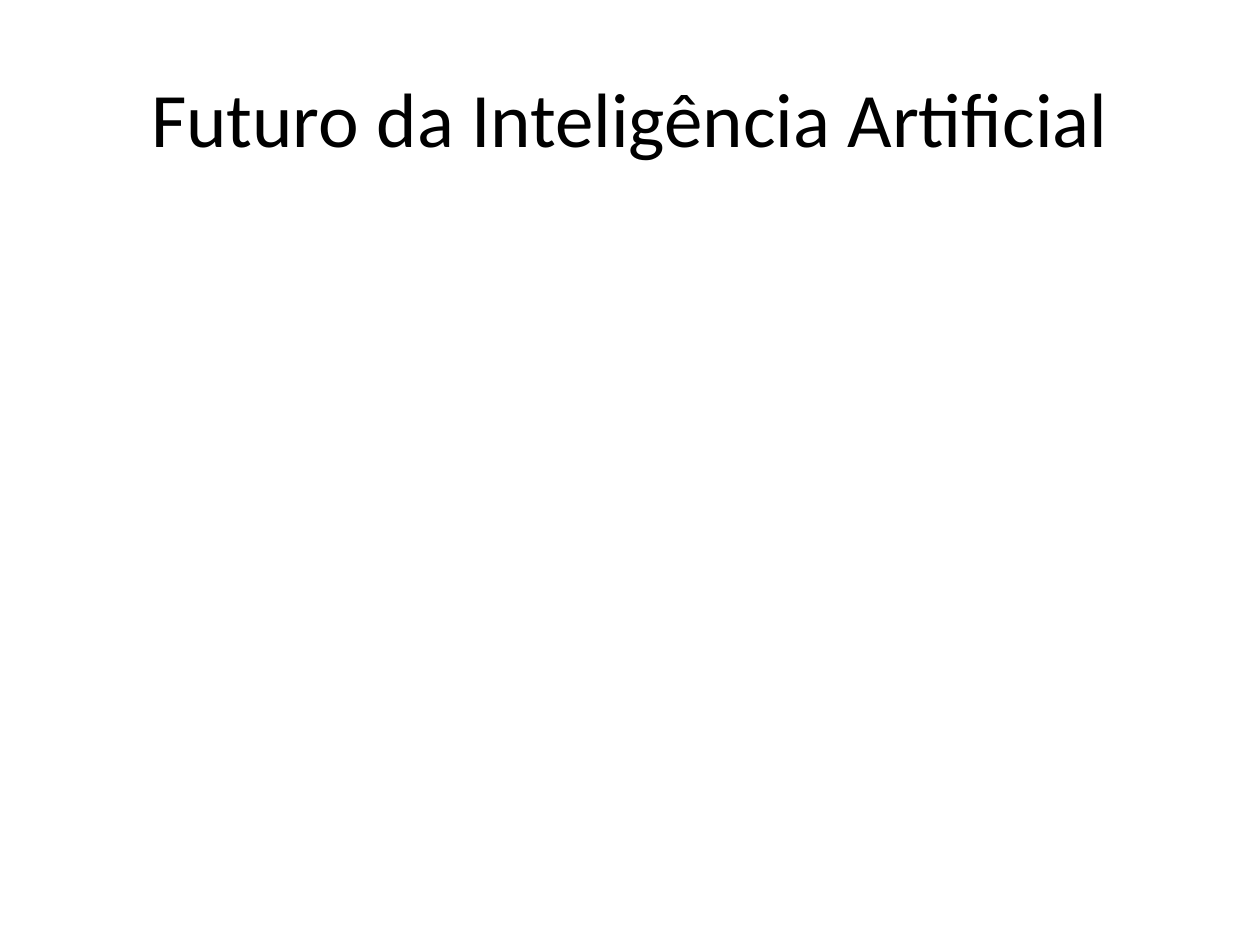
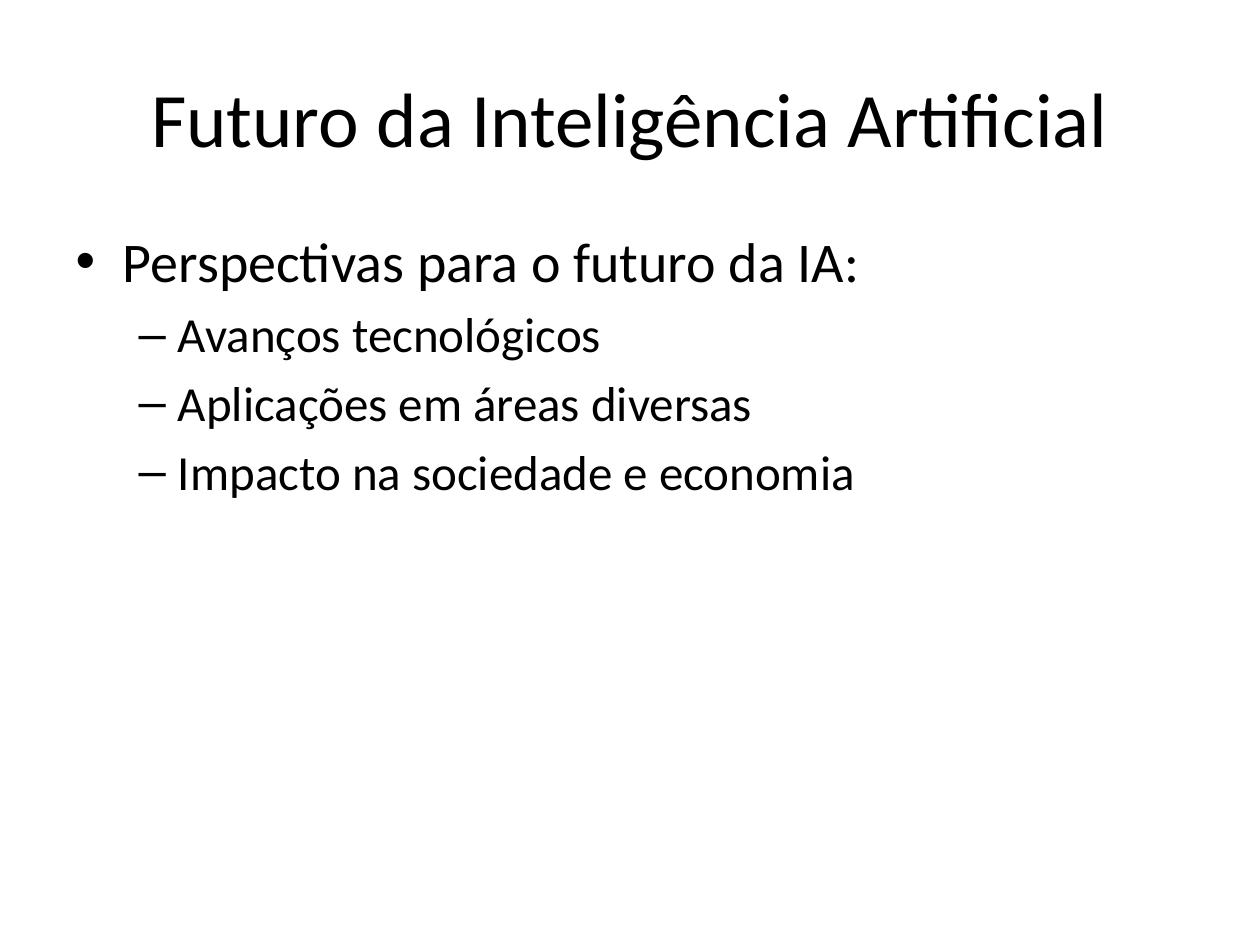
Before and after one commit to lcdlemos/EstagioNutes, a slide deck: slide 5 of Slides/auto_apresentacao.pptx. Drawn at 1260x945 pixels with LibreOffice and Linux fonts; fonts in the diff are those of the drawing. Boxes give left, top, right and bottom in pixels: in the first picture for what was removed or moved away, otherwise in the second. Text is boxed around its words. In the diff, an @@ line names an element or a change of style, - is before the commit and + after.

```diff
--- a/Slides/auto_apresentacao.pptx
+++ b/Slides/auto_apresentacao.pptx
@@ text added at [123, 243, 859, 498], 28 pt, text #000000 @@
+• Perspectivas para o futuro da IA:
+  – Avanços tecnológicos
+  – Aplicações em áreas diversas
+  – Impacto na sociedade e economia
```
Also in this commit, not shown: 3 other slides changed, 1 slide added, 1 slide removed, 2 other files.
